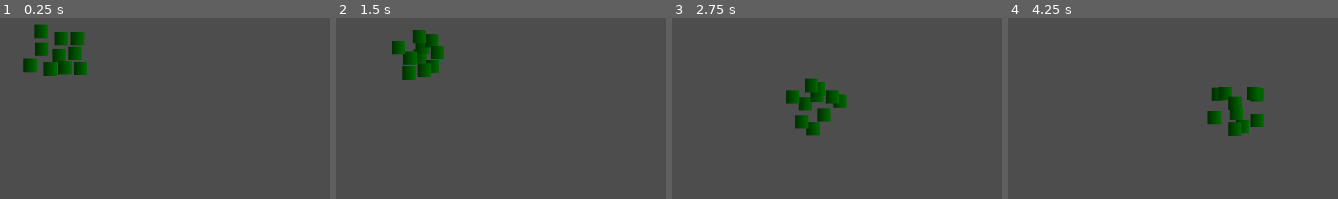
Above: before the commit, frames 1-4 (left to right).
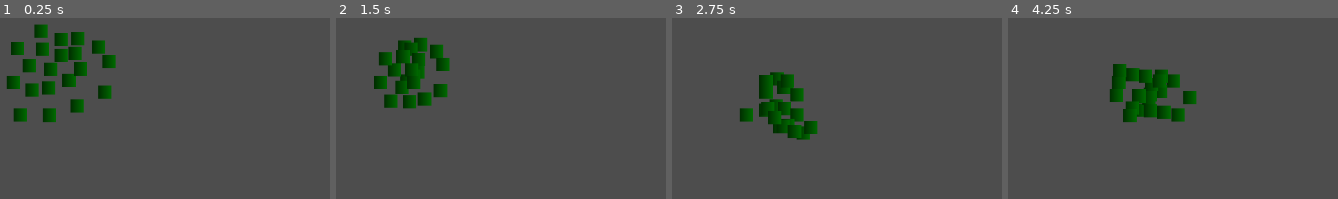
Above: after the commit, the same moments.

Repository: ViviFar/GodotWildJam66
Game: Godot game, scene res://scenes/main_game.tscn
Same seed, same stepped clock (60 frames per second), same inputs: the game is played once before the commit and once after it. The project has no main scene, so this scene is started directly.
Inputs:
- Up to frame 1 (0.25 s): no input
- Up to frame 2 (1.5 s): hold Right (ui_right) 0.53-1.28 s; hold Down (ui_down) from 1.28 s (still down)
- Up to frame 3 (2.75 s): release Down (ui_down) at 2.03 s; hold Right (ui_right) from 2.03 s (still down)
- Up to frame 4 (4.25 s): release Right (ui_right) at 2.78 s; hold Up (ui_up) 2.78-3.53 s; hold Left (ui_left) from 3.53 s (still down)

The runs differ from the first frame. In frame 1, 4.0% of the frame differs, in the area x 2-36%, y 7-58%; in frame 2, 5.0%; in frame 3, 5.8%; in frame 4, 7.4%, in the area x 30-78%, y 25-66%.

Commit message:
Swarm adjustments

Diff:
--- a/scenes/ants/swarm.tscn
+++ b/scenes/ants/swarm.tscn
@@ -7,7 +7,7 @@
 [node name="Ants" type="Node2D" parent="."]
 
 [node name="Ant" parent="Ants" instance=ExtResource("1_pmnwb")]
-position = Vector2(1, -8)
+position = Vector2(16, 28)
 
 [node name="Ant2" parent="Ants" instance=ExtResource("1_pmnwb")]
 position = Vector2(-26, -43)
@@ -31,7 +31,37 @@
 position = Vector2(24, -11)
 
 [node name="Ant9" parent="Ants" instance=ExtResource("1_pmnwb")]
-position = Vector2(10, 12)
+position = Vector2(68, 46)
 
 [node name="Ant10" parent="Ants" instance=ExtResource("1_pmnwb")]
 position = Vector2(-12, 12)
+
+[node name="Ant11" parent="Ants" instance=ExtResource("1_pmnwb")]
+position = Vector2(58, -20)
+
+[node name="Ant12" parent="Ants" instance=ExtResource("1_pmnwb")]
+position = Vector2(-56, 79)
+
+[node name="Ant13" parent="Ants" instance=ExtResource("1_pmnwb")]
+position = Vector2(-14, 80)
+
+[node name="Ant14" parent="Ants" instance=ExtResource("1_pmnwb")]
+position = Vector2(27, 66)
+
+[node name="Ant15" parent="Ants" instance=ExtResource("1_pmnwb")]
+position = Vector2(74, 1)
+
+[node name="Ant16" parent="Ants" instance=ExtResource("1_pmnwb")]
+position = Vector2(-66, 32)
+
+[node name="Ant17" parent="Ants" instance=ExtResource("1_pmnwb")]
+position = Vector2(-60, -18)
+
+[node name="Ant18" parent="Ants" instance=ExtResource("1_pmnwb")]
+position = Vector2(-39, 43)
+
+[node name="Ant19" parent="Ants" instance=ExtResource("1_pmnwb")]
+position = Vector2(4, -8)
+
+[node name="Ant20" parent="Ants" instance=ExtResource("1_pmnwb")]
+position = Vector2(-15, 40)
--- a/scripts/ant.gd
+++ b/scripts/ant.gd
@@ -4,12 +4,12 @@
 
 var neighbors
 var neighbors_directions
-const N = 10
-var sigma_repulsion = 4.6
-var weight_repulsion = 10.0
+const N = 20
+var sigma_repulsion = 6.6
+var weight_repulsion = 20.0
 var weight_cohesion = 10.0
 var weight_player = 10.0
-var weight_stabilize = 2.0
+var weight_stabilize = 5.0
 var weight_random = 10.0
 
 var f_r # repulsive
@@ -81,12 +81,15 @@
 	var N_c = N
 	for neighbor_index in len(neighbors):
 		neighbor = neighbors[neighbor_index]
-		if self.position.distance_to(neighbor.position) < $Sprite2D.texture.get_width():
+		if self.position.distance_to(neighbor.position) < $Sprite2D.texture.get_width()/1.0:
 			N_c -= 1
 			continue
 		dir = neighbors_directions[neighbor_index]
 		s = s + dir
-	f = weight_cohesion * s / N_c
+	if N_c > 0:
+		f = weight_cohesion * s / N_c
+	else:
+		f = Vector2(0,0)
 	return f
 
 func compute_player_force():
@@ -129,6 +132,7 @@
 	f_p = compute_player_force()
 	f_s = compute_stabilize_force()
 	f_rand = compute_random_force()
+	#print(f_r, f_c, f_p, f_s, f_rand)
 	total_force = 10*(f_r + f_c + f_p + f_s + f_rand)
 	new_velocity = get_velocity() + (1/1.0)*total_force*delta
 	set_velocity(new_velocity)
